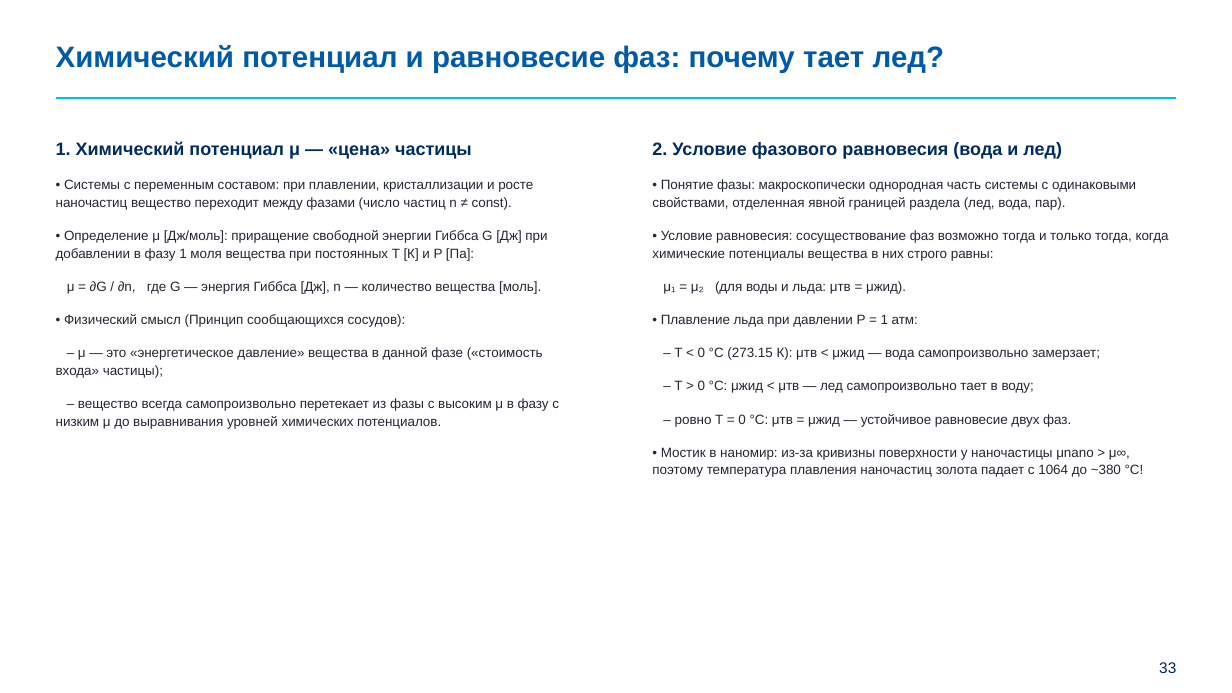
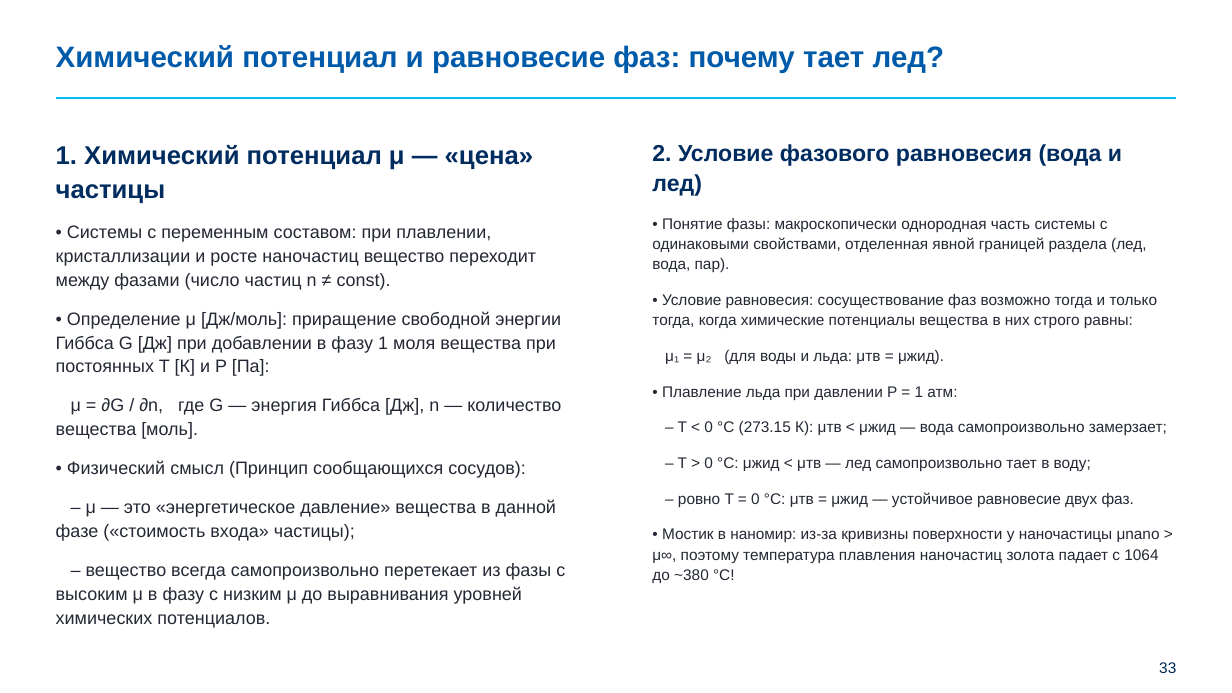
Before and after one commit to brattri3/nanophysics-course, a slide deck: slide 33 of course_materials/semester_4/lectures/lecture_02_thermodynamics_master_layouts.pptx. Drawn at 1232x693 pixels with LibreOffice and Linux fonts; fonts in the diff are those of the drawing; background and template pictures are left out. Boxes give left, top, right and bottom in pixels: in the first picture for what was removed or moved away, otherwise in the second. Text is boxed around its words. In the diff, an @@ line names an element or a change of style, - is before the commit and + after.

```diff
--- a/course_materials/semester_4/lectures/lecture_02_thermodynamics_master_layouts.pptx
+++ b/course_materials/semester_4/lectures/lecture_02_thermodynamics_master_layouts.pptx
@@ text "1. Химический потенциал μ — ..." at bbox=[56, 145, 565, 628]: size 14 to 20 pt in "1. Химический потенциал μ — «цена» частицы"; size 10.5 to 14 pt @@
@@ text "2. Условие фазового равновесия (вода ..." at bbox=[652, 144, 1167, 583]: size 14 to 18 pt in "2. Условие фазового равновесия (вода и лед)"; size 10.5 to 12 pt @@
```
Also in this commit, not shown: 1 slide added, 1 other file.
